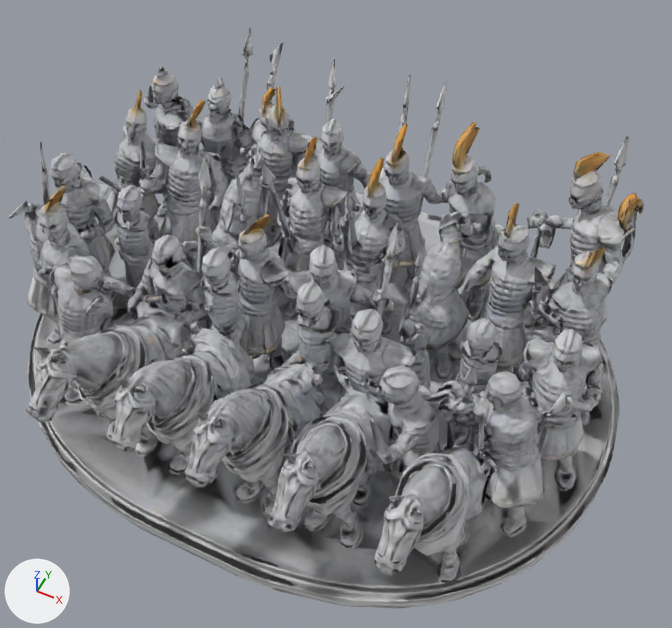
An edit to the glTF model public/models/mapbox/terracotta_army.glb, drawn before and after from the same camera.
Camera for both pictures: a 50 mm camera at (0.899, -1.64, 1.947) aimed at (0.094, -0.032, -0.064). Every picture has the same lights, and +X, +Y and +Z are marked at lower left. The older version comes first. Where no turn or scale is listed for an object, it has been applied to the vertices.
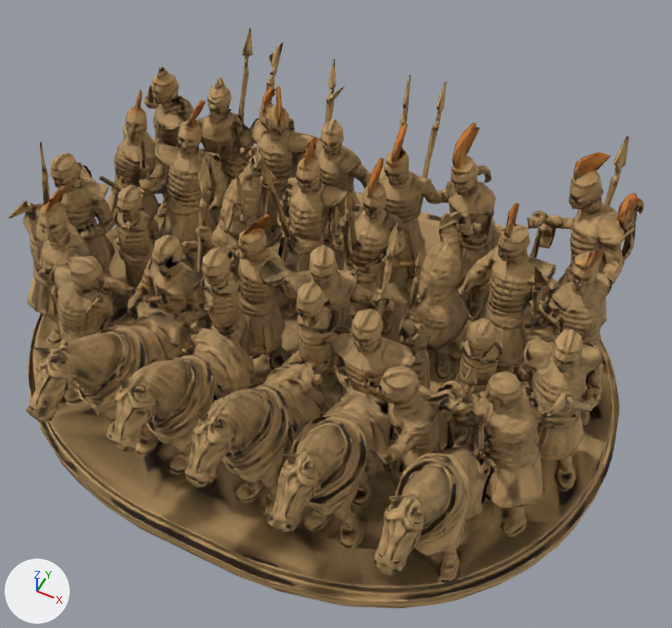
Where the change shows, as pixel boxes [x1, y1, x2, y2] in the pictures (672 x 628 px):
'Mesh_0', recoloured (grey to brown): [8, 28, 644, 608] in both

Patch to the scene script:
```diff
--- a/public/models/mapbox/terracotta_army.glb.py
+++ b/public/models/mapbox/terracotta_army.glb.py
@@ mat_material_0 @@
 n1 = _N.new('ShaderNodeOutputMaterial'); n1.name = 'Material Output'
+n5 = _N.new('ShaderNodeMix'); n5.name = 'Mix'
+n5.data_type = 'RGBA'
+n5.blend_type = 'MULTIPLY'
+n5.inputs[0].default_value = 1.0  # 'Factor'
+n5.inputs[7].default_value = (0.804, 0.498, 0.196, 1.0)  # 'B', beige #e8bb7a
 n2 = _N.new('ShaderNodeTexImage'); n2.name = 'Image Texture'
@@ mat_material_0 @@
 n0 = _N.new('ShaderNodeBsdfPrincipled'); n0.name = 'Principled BSDF'
 _L.new(n0.outputs[0], n1.inputs[0])  # 'BSDF' to 'Surface'
-_L.new(n2.outputs[0], n0.inputs[0])  # 'Color' to 'Base Color'
 _L.new(n3.outputs[0], n0.inputs[5])  # 'Normal' to 'Normal'
 _L.new(n4.outputs[0], n3.inputs[1])  # 'Color' to 'Color'
+_L.new(n5.outputs[2], n0.inputs[0])  # 'Result' to 'Base Color'
+_L.new(n2.outputs[0], n5.inputs[6])  # 'Color' to 'A'
```
